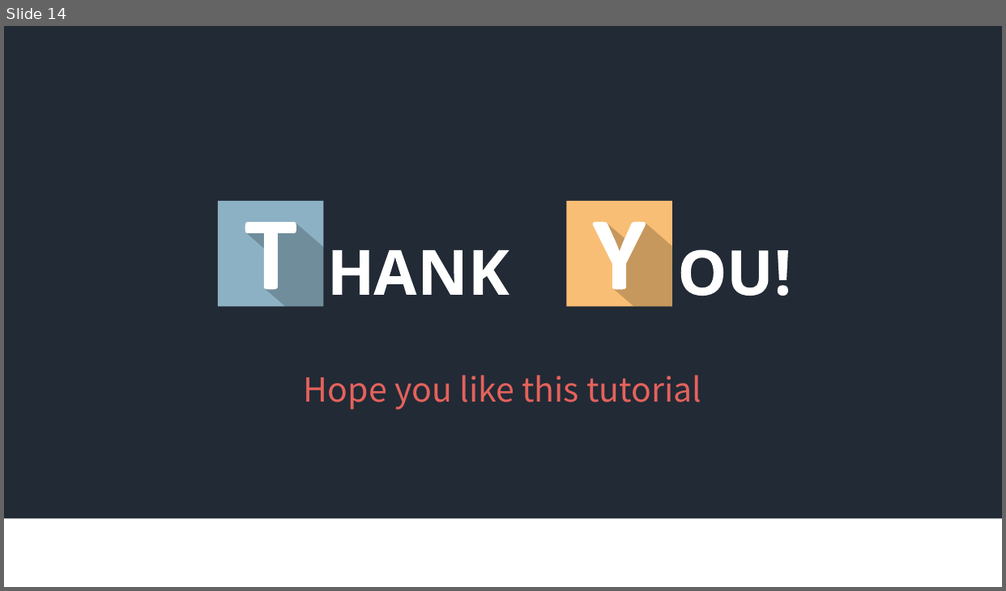
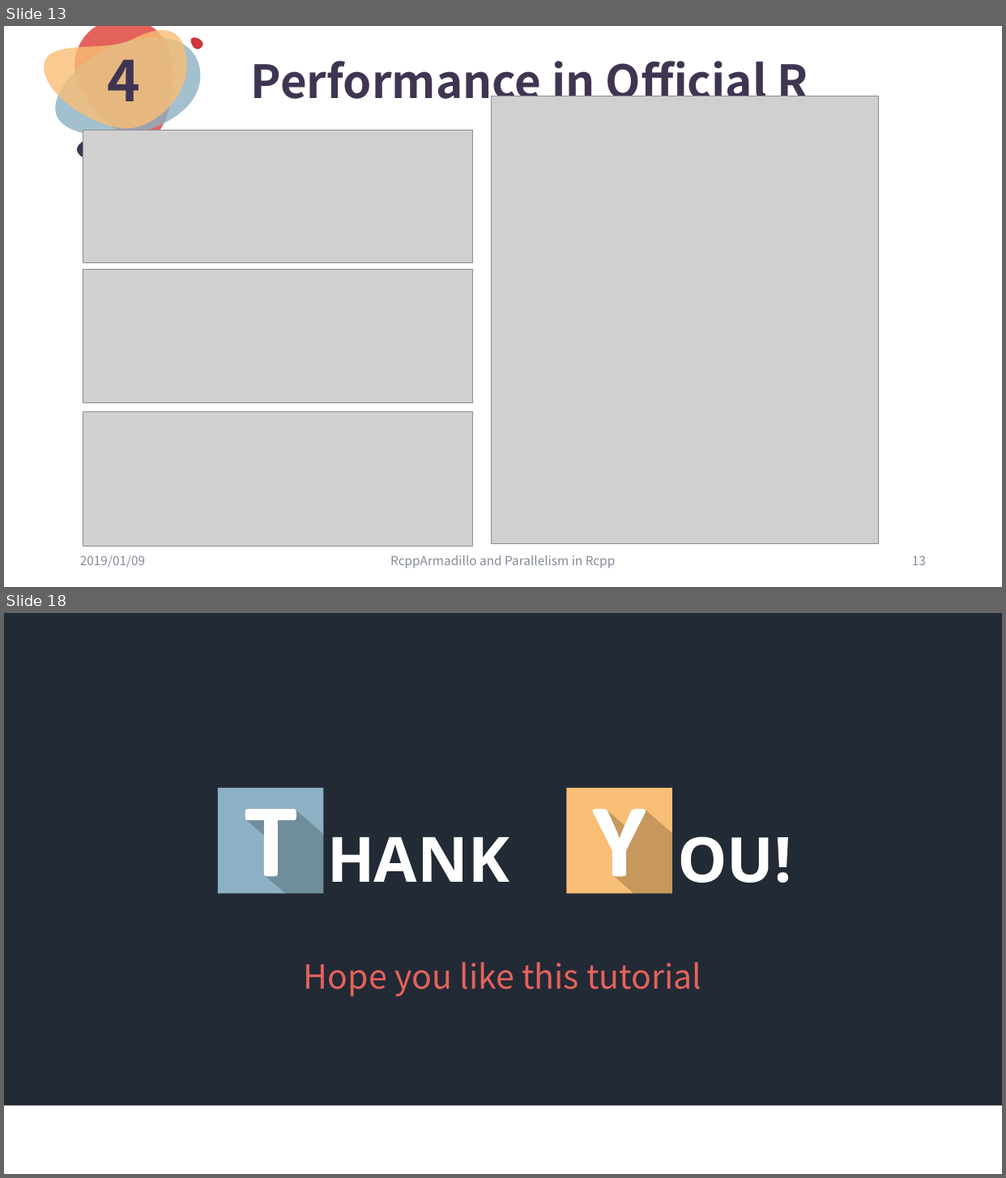
Before and after one commit to ChingChuan-Chen/Rcpp_RcppArmadillo_tutorial, a slide deck: leture_powerpoint_0109.pptx. Shown one above the other, each under a label of ours: slide 14 before the commit, slides 13 and 18 after it; the slides between them are not shown. The pictures are 1006x591 and 1006x1178 pixels, drawn with LibreOffice and Linux fonts; fonts in the diff are those of the drawing; grey boxes stand for pictures; background and template pictures are left out. Boxes give left, top, right and bottom in pixels: in the first picture for what was removed or moved away, otherwise in the second. Text is boxed around its words. In the diff, an @@ line names an element or a change of style, - is before the commit and + after.

Commit message:
first part of RcppArmadillo

```diff
--- a/leture_powerpoint_0109.pptx
+++ b/leture_powerpoint_0109.pptx
@@ slide 13 added at <box>4,26,1002,587</box>, background #FFFFFF @@
@@ freeform shape added at <box>44,31,187,129</box>, fill #F9BE75 at 80% opacity @@
@@ freeform shape added at <box>56,37,201,136</box>, fill #8DB1C4 at 80% opacity @@
@@ freeform shape added at <box>74,26,172,139</box>, fill #E4625C @@
@@ text added at <box>107,45,140,101</box>, 54 pt, text #403551, bold @@
+4
@@ freeform shape added at <box>190,37,202,49</box>, fill #D0343C @@
@@ title added at <box>251,52,809,110</box>, 44 pt, text #403551, bold @@
+Performance in Official R
@@ picture added at <box>492,96,879,544</box> @@
@@ freeform shape added at <box>77,140,95,159</box>, fill #403551 @@
@@ picture added at <box>83,130,473,263</box> @@
@@ picture added at <box>83,269,473,403</box> @@
@@ picture added at <box>83,412,473,546</box> @@
@@ text added at <box>80,556,145,568</box>, 12 pt, text #848B98 @@
+2019/01/09
@@ text added at <box>390,556,616,569</box>, 12 pt, text #848B98 @@
+RcppArmadillo and Parallelism in Rcpp
@@ page number added at <box>912,556,926,565</box>, 12 pt, text #848B98 @@
+13
@@ what was slide 14 is now slide 18 @@
```
Also in this commit, not shown: 14 slides changed, 6 other slides added, 4 other files.
